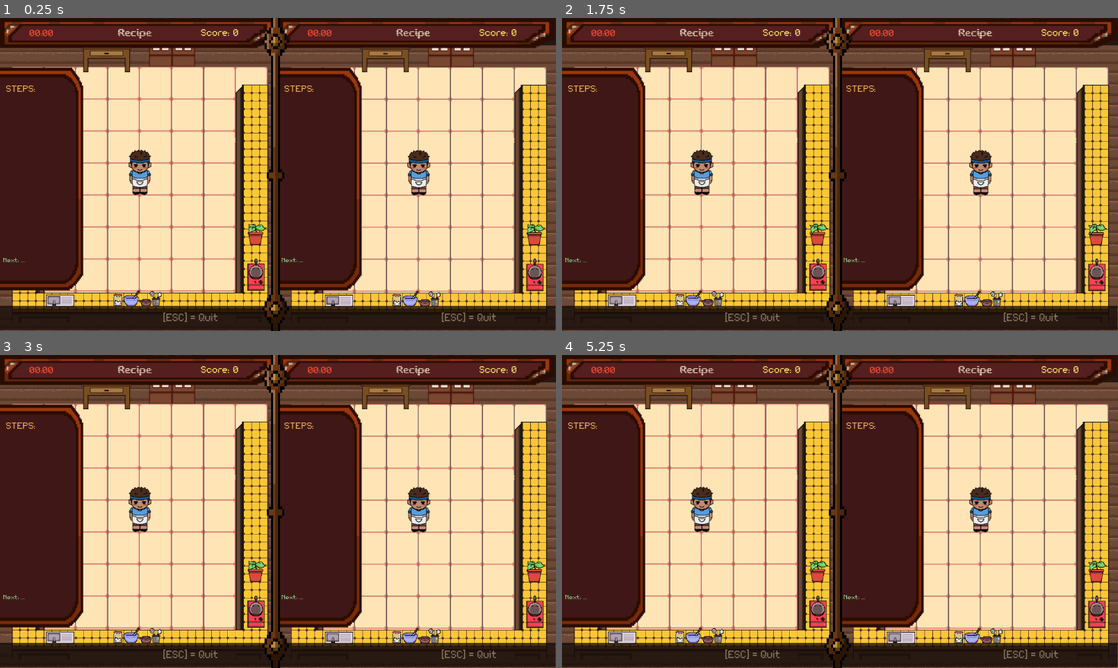
Above: before the commit, frames 1-4 (two rows, left to right).
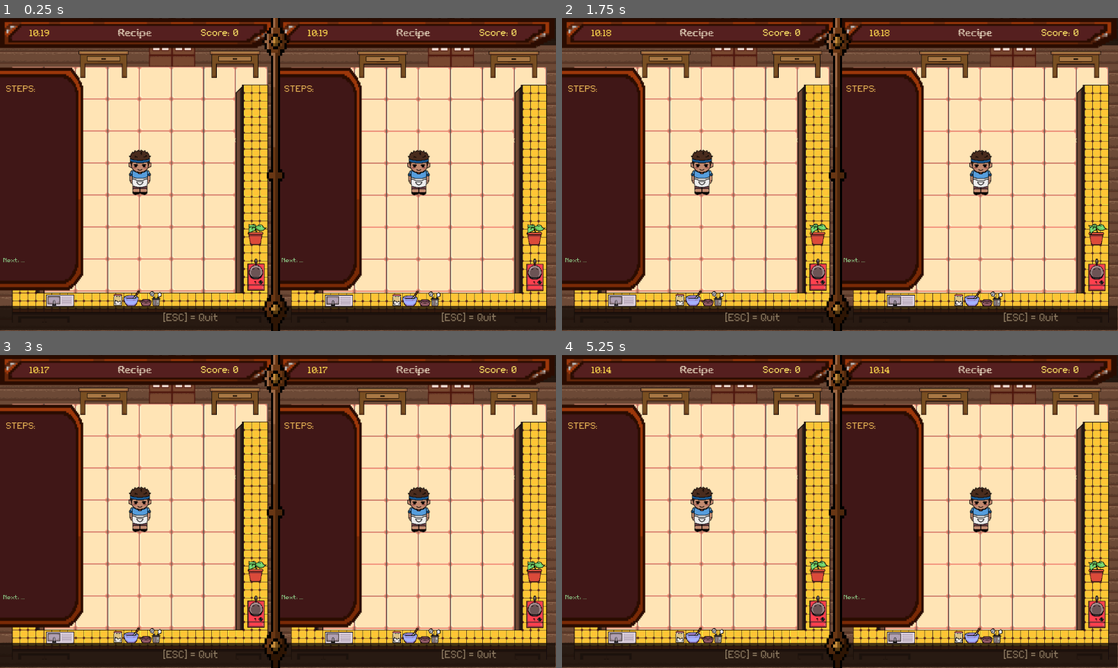
Above: after the commit, the same moments.

Repository: aleynaurr/Sarap-Game
Game: Godot game, scene res://scenes/SplitScreen.tscn
The game is run twice, just before and just after one commit, with the same random seed, the same clock (stepped at 60 frames per second) and the same inputs. This scene is started directly instead of the project's main scene. Video files are missing from this copy of the repository; at most half a second of black plays in their place. Sound files missing from this copy of the repository are replaced by a short silence.
Inputs (mouse positions are in pixels of both pictures, inside the frame that each line leads up to):
- Up to frame 1 (0.25 s): no input
- Up to frame 2 (1.75 s): tap Enter (ui_accept) at 0.5, 0.77, 1.25 s; move the mouse to (962, 158) at 0.52 s; hold D (move_right_p1) 0.53-1.25 s; tap Q (grab_p1) at 0.6 s; click (962, 158) at 0.67 s; drag from (728, 190) to (617, 290) at 1.27 s
- Up to frame 3 (3 s): tap Enter (ui_accept) at 2, 2.75 s; move the mouse to (333, 442) at 2.02 s; hold A (move_left_p1) 2.03-2.75 s; tap E (interact_p1) at 2.1 s; drag from (250, 574) to (27, 545) at 2.77 s
- Up to frame 4 (5.25 s): tap Enter (ui_accept) at 3.5, 3.77, 4.25 s; move the mouse to (1006, 558) at 3.52 s; hold D (move_right_p1) 3.53-4.25 s; hold Down (move_down_p2) 3.53-4.25 s; drag from (673, 464) to (806, 614) at 4.27 s; move the mouse to (867, 511) at 5.02 s; hold D (move_right_p1) from 5.03 s (still down); hold Right (move_right_p2) from 5.03 s (still down); click (867, 511) at 5.17 s

The runs differ from the first frame. In frame 1, 1.7% of the frame differs, in the area x 5-97%, y 3-20%; in frame 2, 1.7%; in frame 3, 1.7%; in frame 4, 1.7%.

Commit message:
NEWEST FIXES

Diff:
--- a/project.godot
+++ b/project.godot
@@ -17,7 +17,7 @@
 config/name="Kusina Mama"
 config/description="A Filipino cooking game inspired by Cooking Mama and Overcooked"
 run/main_scene="res://scenes/MainMenu.tscn"
-config/features=PackedStringArray("4.7", "GL Compatibility")
+config/features=PackedStringArray("4.6", "GL Compatibility")
 config/icon="res://assets/sprites/ui/parol.png"
 
 [autoload]
--- a/scenes/Kitchen.tscn
+++ b/scenes/Kitchen.tscn
@@ -297,8 +297,13 @@
 scale = Vector2(1.0000001, 1.0000001)
 texture = ExtResource("5_ssrmk")
 
+[node name="Sprite2D3" type="Sprite2D" parent="FloorLayer/AnimatedSprite2D" unique_id=11691932]
+position = Vector2(-48.23535, -399.99997)
+scale = Vector2(1.0000001, 1.0000001)
+texture = ExtResource("6_4mwfy")
+
 [node name="Sprite2D" type="Sprite2D" parent="FloorLayer/AnimatedSprite2D" unique_id=1160377436]
-position = Vector2(-350.58823, -412.94113)
+position = Vector2(-357.64706, -399.99994)
 texture = ExtResource("6_4mwfy")
 
 [node name="WallsLayer" type="Node2D" parent="." unique_id=1406528994]
--- a/scenes/MainMenu.tscn
+++ b/scenes/MainMenu.tscn
@@ -55,11 +55,12 @@
 text = "      ▶  MAGLUTO!  (Play)      "
 
 [node name="BtnHowTo" type="Button" parent="MenuVBox" unique_id=1042849943]
+visible = false
 custom_minimum_size = Vector2(250, 75)
 layout_mode = 2
 theme_override_fonts/font = ExtResource("4_ow34m")
 theme_override_font_sizes/font_size = 38
-text = "      PAANO MAGLARO  (How To Play)      "
+text = "        (How To Play)      "
 
 [node name="BtnQuit" type="Button" parent="MenuVBox" unique_id=32379721]
 custom_minimum_size = Vector2(250, 75)
--- a/scenes/Results.tscn
+++ b/scenes/Results.tscn
@@ -2,6 +2,7 @@
 
 [ext_resource type="Script" uid="uid://ce2ropkops084" path="res://scripts/ui/Results.gd" id="1_results"]
 [ext_resource type="Texture2D" uid="uid://cfsl8ollji0ml" path="res://assets/sprites/ui/btn_main_menu_placeholder.png" id="2_btn_placeholder"]
+[ext_resource type="PackedScene" uid="uid://docnv5lkq1dv" path="res://scenes/ScorePanel.tscn" id="2_ufxfl"]
 
 [node name="Results" type="Control" unique_id=419200434]
 clip_contents = true
@@ -21,12 +22,24 @@
 grow_vertical = 2
 expand = true
 
+[node name="ScorePanel" parent="." unique_id=1481999776 instance=ExtResource("2_ufxfl")]
+layout_mode = 1
+anchors_preset = 0
+anchor_right = 0.0
+anchor_bottom = 0.0
+offset_left = 197.0
+offset_top = 449.0
+offset_right = 367.0
+offset_bottom = 449.0
+grow_horizontal = 1
+grow_vertical = 1
+
 [node name="MenuButton" type="TextureButton" parent="." unique_id=920452303]
 layout_mode = 0
-offset_left = 180.0
-offset_top = 498.0
-offset_right = 460.0
-offset_bottom = 582.0
+offset_left = 182.0
+offset_top = 604.0
+offset_right = 462.0
+offset_bottom = 688.0
 mouse_filter = 1
 texture_normal = ExtResource("2_btn_placeholder")
 ignore_texture_size = true
--- /dev/null
+++ b/scenes/ScorePanel.tscn
@@ -0,0 +1,87 @@
+[gd_scene format=3 uid="uid://docnv5lkq1dv"]
+
+[ext_resource type="Theme" uid="uid://dmry7o1pbb4a2" path="res://scenes/get_ingredients/Brown_UI.tres" id="1_538d3"]
+[ext_resource type="FontFile" uid="uid://hyjak13anwnm" path="res://assets/assets/fonts/Pixelon.ttf" id="2_2y052"]
+
+[node name="ScorePanel" type="Control" unique_id=1481999776]
+layout_mode = 3
+anchors_preset = 15
+anchor_right = 1.0
+anchor_bottom = 1.0
+grow_horizontal = 2
+grow_vertical = 2
+
+[node name="VBoxContainer" type="VBoxContainer" parent="." unique_id=1290674314]
+custom_minimum_size = Vector2(250, 0)
+layout_mode = 0
+offset_right = 250.0
+offset_bottom = 142.0
+
+[node name="PanelContainer" type="PanelContainer" parent="VBoxContainer" unique_id=1928304325]
+custom_minimum_size = Vector2(100, 40)
+layout_mode = 2
+theme = ExtResource("1_538d3")
+theme_type_variation = &"ItemPanel"
+
+[node name="Label" type="Label" parent="VBoxContainer/PanelContainer" unique_id=1464531525]
+layout_mode = 2
+theme_override_colors/font_color = Color(1, 1, 1, 1)
+theme_override_colors/font_outline_color = Color(0, 0, 0, 1)
+theme_override_fonts/font = ExtResource("2_2y052")
+theme_override_font_sizes/font_size = 23
+text = "Final Score"
+horizontal_alignment = 1
+
+[node name="PanelContainer2" type="PanelContainer" parent="VBoxContainer" unique_id=574293880]
+custom_minimum_size = Vector2(0, 30)
+layout_mode = 2
+theme = ExtResource("1_538d3")
+theme_type_variation = &"ItemPanel"
+
+[node name="Ingredients" type="Label" parent="VBoxContainer/PanelContainer2" unique_id=267076801]
+layout_mode = 2
+size_flags_horizontal = 0
+theme_override_fonts/font = ExtResource("2_2y052")
+text = "Ingredients"
+
+[node name="IngredientsScore" type="Label" parent="VBoxContainer/PanelContainer2" unique_id=1860280417]
+layout_mode = 2
+size_flags_horizontal = 8
+theme_override_fonts/font = ExtResource("2_2y052")
+text = "0"
+
+[node name="PanelContainer3" type="PanelContainer" parent="VBoxContainer" unique_id=968103459]
+custom_minimum_size = Vector2(0, 30)
+layout_mode = 2
+theme = ExtResource("1_538d3")
+theme_type_variation = &"ItemPanel"
+
+[node name="Kitchen" type="Label" parent="VBoxContainer/PanelContainer3" unique_id=1159846059]
+layout_mode = 2
+size_flags_horizontal = 0
+theme_override_fonts/font = ExtResource("2_2y052")
+text = "Kitchen"
+
+[node name="KitchenScore" type="Label" parent="VBoxContainer/PanelContainer3" unique_id=114844338]
+layout_mode = 2
+size_flags_horizontal = 8
+theme_override_fonts/font = ExtResource("2_2y052")
+text = "0"
+
+[node name="PanelContainer4" type="PanelContainer" parent="VBoxContainer" unique_id=1969303562]
+custom_minimum_size = Vector2(0, 30)
+layout_mode = 2
+theme = ExtResource("1_538d3")
+theme_type_variation = &"ItemPanel"
+
+[node name="Total" type="Label" parent="VBoxContainer/PanelContainer4" unique_id=311666087]
+layout_mode = 2
+size_flags_horizontal = 0
+theme_override_fonts/font = ExtResource("2_2y052")
+text = "Total"
+
+[node name="TotalScore" type="Label" parent="VBoxContainer/PanelContainer4" unique_id=1701670234]
+layout_mode = 2
+size_flags_horizontal = 8
+theme_override_fonts/font = ExtResource("2_2y052")
+text = "0"
--- a/scenes/get_ingredients/GetIngredients.tscn
+++ b/scenes/get_ingredients/GetIngredients.tscn
@@ -6,6 +6,7 @@
 [ext_resource type="PackedScene" uid="uid://soowdmcgk02o" path="res://scenes/get_ingredients/Player1.tscn" id="3_rgvng"]
 [ext_resource type="PackedScene" uid="uid://c1peqlpyxscto" path="res://scenes/get_ingredients/Player2.tscn" id="4_6o6xh"]
 [ext_resource type="PackedScene" uid="uid://dqrblofd7dvgb" path="res://scenes/get_ingredients/game_screen.tscn" id="5_4htga"]
+[ext_resource type="Texture2D" uid="uid://b3ni8xtybwjny" path="res://assets/sprites/minigames/Dish1CookRiceMinigame/popup_fail.png" id="5_wnwwv"]
 
 [node name="GetIngredients" type="Node2D" unique_id=408628167]
 script = ExtResource("1_r74a8")
@@ -63,3 +64,35 @@
 limit_bottom = 700
 
 [node name="GameScreen" parent="." unique_id=245156146 instance=ExtResource("5_4htga")]
+
+[node name="Control" type="Control" parent="GameScreen" unique_id=687931305]
+layout_mode = 3
+anchors_preset = 0
+offset_left = -318.0
+offset_top = 90.0
+offset_right = -278.0
+offset_bottom = 130.0
+
+[node name="TextureRect" type="TextureRect" parent="GameScreen/Control" unique_id=1249788610]
+layout_mode = 0
+offset_left = 397.0
+offset_top = 371.0
+offset_right = 917.0
+offset_bottom = 471.0
+texture = ExtResource("5_wnwwv")
+
+[node name="Control2" type="Control" parent="GameScreen" unique_id=1014958821]
+layout_mode = 3
+anchors_preset = 0
+offset_left = 278.0
+offset_top = 90.0
+offset_right = 278.0
+offset_bottom = 90.0
+
+[node name="TextureRect" type="TextureRect" parent="GameScreen/Control2" unique_id=1502550080]
+layout_mode = 0
+offset_left = 397.0
+offset_top = 371.0
+offset_right = 917.0
+offset_bottom = 471.0
+texture = ExtResource("5_wnwwv")
--- a/scenes/get_ingredients/game_screen.tscn
+++ b/scenes/get_ingredients/game_screen.tscn
@@ -10,20 +10,21 @@
 anchors_preset = 15
 anchor_right = 1.0
 anchor_bottom = 1.0
+offset_right = -365.71436
+offset_bottom = -205.7143
 grow_horizontal = 2
 grow_vertical = 2
+scale = Vector2(1.4, 1.4)
 size_flags_horizontal = 0
 size_flags_vertical = 4
 
 [node name="p1" parent="MarginContainer" unique_id=103354895 instance=ExtResource("1_yjc8d")]
 layout_mode = 2
-size_flags_vertical = 4
 script = ExtResource("2_c3vjw")
 
 [node name="p2" parent="MarginContainer" unique_id=88784736 instance=ExtResource("1_yjc8d")]
 layout_mode = 2
 size_flags_horizontal = 8
-size_flags_vertical = 4
 script = ExtResource("2_c3vjw")
 player_id = 2
 
--- a/scenes/get_ingredients/introduction_scene.gd
+++ b/scenes/get_ingredients/introduction_scene.gd
@@ -13,6 +13,7 @@
 
 var p1_last_key := "w"
 var p2_last_key := "up"
+
 
 func _ready() -> void:
 	get_tree().paused = true
@@ -69,9 +70,9 @@
 
 
 func _on_play_button_pressed() -> void:
+	TimeManager.running = true
 	get_tree().paused = false
 	queue_free()
-
 
 func _on_play_button_mouse_entered() -> void:
 	create_tween().tween_property($PlayButton, "scale", Vector2(1.1, 1.1), 0.15)
--- a/scenes/get_ingredients/portal_to_kitchen.gd
+++ b/scenes/get_ingredients/portal_to_kitchen.gd
@@ -11,7 +11,12 @@
 	body_exited.connect(_on_body_exited)
 
 func _on_body_entered(body):
+
 	if body is Player:
+
+		if GameManager.first_player_home == -1:
+			GameManager.first_player_home = body.player_id
+
 		if body.player_id == 1:
 			player1_inside = true
 		elif body.player_id == 2:
@@ -34,7 +39,22 @@
 
 func check_finish():
 	if player1_inside and player2_inside and ingredients_complete():
-		GameManager.versus_video_playing = true  # Set early!
+		var total_needed = InventoryManager.INGREDIENT_GOAL * 7
+		GameManager.calculate_ingredient_score(
+		1,
+		GameManager.get_collected_ingredients(1),
+		total_needed,
+		TimeManager.time_left
+		)
+
+		GameManager.calculate_ingredient_score(
+		2,
+		GameManager.get_collected_ingredients(2),
+		total_needed,
+		TimeManager.time_left
+		)
+
+		GameManager.versus_video_playing = true
 		await get_tree().create_timer(0.5).timeout
 		var door := DOOR_TRANSITION_SCENE.instantiate()
 		get_tree().root.add_child(door)
--- a/scenes/minigames/CookRiceMinigame.tscn
+++ b/scenes/minigames/CookRiceMinigame.tscn
@@ -26,54 +26,6 @@
 grow_horizontal = 2
 grow_vertical = 2
 script = ExtResource("1_script")
-move_speed = null
-time_1_cup = null
-time_2_cups = null
-time_3_cups = null
-time_4_cups = null
-cook_time = null
-cooker_pos = null
-cooker_size = null
-cup_home = null
-cup_size = null
-sack_pos = null
-pail_pos = null
-ingredient_size = null
-arrow_pos = null
-arrow_size = null
-hand_size = null
-hand_start = null
-hand_move_min = null
-hand_move_max = null
-meter_left = null
-meter_right = null
-meter_y = null
-meter_h = null
-zone_half_yellow = null
-zone_half_green = null
-green_rate = null
-yellow_rate = null
-zone_min_speed = null
-zone_max_speed = null
-zone_retime_min = null
-zone_retime_max = null
-popup_start = null
-popup_startaddingrice = null
-popup_startaddingwater = null
-popup_addingrice_1 = null
-popup_addingrice_2 = null
-popup_addingrice_3 = null
-popup_addingrice_4 = null
-popup_rice_added = null
-popup_all_rice = null
-popup_water_added = null
-popup_all_water = null
-popup_cooking = null
-popup_done = null
-popup_fail = null
-cookfeedback_awesome = null
-cookfeedback_great = null
-cookfeedback_timebetter = null
 
 [node name="AudioStreamPlayer2D" type="AudioStreamPlayer2D" parent="." unique_id=563621260]
 position = Vector2(393, 109)
--- a/scenes/minigames/MashMinigame.tscn
+++ b/scenes/minigames/MashMinigame.tscn
@@ -75,7 +75,7 @@
 theme_override_colors/font_color = Color(0.7, 0.62976664, 0.09799999, 1)
 theme_override_fonts/font = ExtResource("9_uifont")
 theme_override_font_sizes/font_size = 25
-text = "Time: 30.0"
+text = "Time: 100.0"
 horizontal_alignment = 2
 
 [node name="HintLabel" type="Label" parent="." unique_id=448203553]
--- a/scenes/minigames/PeelMinigame.tscn
+++ b/scenes/minigames/PeelMinigame.tscn
@@ -75,7 +75,7 @@
 theme_override_colors/font_color = Color(0.7, 0.62976664, 0.09799999, 1)
 theme_override_fonts/font = ExtResource("5_uifont")
 theme_override_font_sizes/font_size = 19
-text = "Time: 45.0"
+text = "Time: 100.0"
 horizontal_alignment = 2
 
 [node name="ProgressBg" type="ColorRect" parent="." unique_id=1347481296]
--- a/scenes/minigames/PrickSeasonMinigame.tscn
+++ b/scenes/minigames/PrickSeasonMinigame.tscn
@@ -200,7 +200,7 @@
 theme_override_colors/font_color = Color(1, 0.7058824, 0.2784314, 1)
 theme_override_fonts/font = ExtResource("8_at2a4")
 theme_override_font_sizes/font_size = 21
-text = "Time: 25.0"
+text = "Time: 50.0"
 
 [node name="ResultLabel" type="Label" parent="." unique_id=884345412]
 visible = false
--- a/scripts/SplitScreen.gd
+++ b/scripts/SplitScreen.gd
@@ -3,6 +3,7 @@
 const DOOR_TRANSITION_SCENE := preload("res://scenes/DoorTransition.tscn")
 
 func _ready() -> void:
+	GameManager.start_shared_timer()
 	GameManager.all_players_finished.connect(_on_all_players_finished)
 	GameManager.shared_timer_up.connect(_on_all_players_finished)
 
--- a/scripts/autoload/GameManager.gd
+++ b/scripts/autoload/GameManager.gd
@@ -6,6 +6,14 @@
 
 # Player-specific state
 var _player_state: Dictionary = {}
+
+var ingredient_scores := {
+	1: 0,
+	2: 0
+}
+
+var first_player_home := -1
+
 var _shared_timer: float = 0.0
 var _shared_timer_active: bool = false
 var cook_rice_target_cups: int = 0  # Shared target for both players
@@ -18,7 +26,7 @@
 signal all_players_finished()
 signal shared_timer_up()
 
-const TOTAL_RECIPE_TIME := 600.0   # 10 minutes per recipe
+const TOTAL_RECIPE_TIME := 620   # 10 minutes per recipe + 20s (cutscene)
 
 # ─── Init player states ──────────────────────────────────────────────────────
 func _ready() -> void:
@@ -81,7 +89,7 @@
 	cook_rice_target_set = false  # Reset target set flag
 	_player_state[1]["game_active"] = true
 	_player_state[2]["game_active"] = true
-	start_shared_timer()
+
 	print("Changing scene...")
 	get_tree().change_scene_to_file("res://scenes/get_ingredients/GetIngredients.tscn")
 
@@ -160,6 +168,46 @@
 	else:
 		return "D"
 
+func set_ingredient_score(player: int, score: int) -> void:
+	ingredient_scores[player] = score
+
+func get_ingredient_score(player: int) -> int:
+	return ingredient_scores[player]
+
+func get_final_score(player: int) -> int:
+	return get_total_score(player) + get_ingredient_score(player)
+
+func calculate_ingredient_score(
+	player: int,
+	collected: int,
+	total_needed: int,
+	time_left: float
+) -> void:
+
+	var score := 0
+
+	#Ingredient score (70 pts)
+	var ingredient_ratio := float(collected) / float(total_needed)
+	score += roundi(ingredient_ratio * 70.0)
+
+	#Time bonus (20 pts)
+	score += roundi((time_left / 120.0) * 20.0)
+
+	#First home bonus (10 pts)
+	if first_player_home == player:
+		score += 10
+
+	ingredient_scores[player] = score
+
+func get_collected_ingredients(player: int) -> int:
+	var total := 0
+
+	for amount in InventoryManager.inventories[player].values():
+		total += amount
+
+	return total
+
+
 # ─── Step tracking ───────────────────────────────────────────────────────────
 func mark_step_done(player: int, step_idx: int) -> void:
 	var state = _player_state[player]
--- a/scripts/autoload/InventoryManager.gd
+++ b/scripts/autoload/InventoryManager.gd
@@ -3,6 +3,7 @@
 
 const INGREDIENT_GOAL := 4
 
+var total_needed = InventoryManager.INGREDIENT_GOAL * 7
 
 var inventories := {
 	1: {
--- a/scripts/autoload/TimeManager.gd
+++ b/scripts/autoload/TimeManager.gd
@@ -6,7 +6,7 @@
 const START_TIME := 120.0
 
 var time_left := START_TIME
-var running := true
+var running := false
 
 func _process(delta: float) -> void:
 	if !running:
@@ -23,3 +23,13 @@
 	var seconds := int(time_left) % 60
 
 	time_changed.emit(minutes, seconds)
+
+
+
+func reset_timer():
+	time_left = START_TIME
+	running = true
+
+	var minutes := int(time_left) / 60
+	var seconds := int(time_left) % 60
+	time_changed.emit(minutes, seconds)
--- a/scripts/get_ingredients/GetIngredients.gd
+++ b/scripts/get_ingredients/GetIngredients.gd
@@ -1,6 +1,13 @@
 extends Node2D
 
 @onready var intro_scene = preload("res://scenes/get_ingredients/IntroductionScene.tscn")
+const DOOR_TRANSITION_SCENE := preload("res://scenes/DoorTransition.tscn")
+
+
+@onready var p1_banner = $GameScreen/Control/TextureRect
+@onready var p2_banner = $GameScreen/Control2/TextureRect
+
+
 
 @onready var players := {
 	"1": {
@@ -19,6 +26,10 @@
 
 
 func _ready() -> void:
+	TimeManager.reset_timer()
+	p1_banner.visible = false
+	p2_banner.visible = false
+
 	if not GameManager.versus_video_playing:
 		AudioManager.play_music("getingredients")
 		music_playing = true
@@ -32,14 +43,30 @@
 
 	if not GameManager.versus_video_playing:
 		TextManager.start_dialog([
-			"For Movement, Player 1: WASD, Player 2: Arrow Keys",
-			"For Interact, Player 1: E, Player 2: RShift",
 			"🌱 Race to collect all the ingredients!",
 			"🥬 Harvest the crops in the garden.",
 			"🧺 Explore the map to find the remaining ingredients.",
+			"🧺 Failing to collect the required ingredients results in a score penalty.",
 			"🏠 Return to the house when you're done.",
 			"⭐ The first player to enter the house earns bonus points!"
 		])
+	TimeManager.time_up.connect(_on_time_up)
+
+func _on_time_up() -> void:
+	p1_banner.visible = true
+	p2_banner.visible = true
+
+
+	await get_tree().create_timer(2.5).timeout
+
+
+	GameManager.versus_video_playing = true
+	await get_tree().create_timer(0.5).timeout
+	var door := DOOR_TRANSITION_SCENE.instantiate()
+	get_tree().root.add_child(door)
+	door.play_transition(func(): get_tree().change_scene_to_file("res://scenes/SplitScreen.tscn"))
+
+
 
 func _process(delta):
 	if GameManager.versus_video_playing and music_playing:
--- a/scripts/minigames/AddToBowlMinigame.gd
+++ b/scripts/minigames/AddToBowlMinigame.gd
@@ -162,11 +162,11 @@
 
 func get_key_texture(key_name: String) -> Texture2D:
 	match key_name:
-		"KEY_W":
+		"KEY_W", "KEY_UP":
 			return tex_w
-		"KEY_A":
+		"KEY_A", "KEY_LEFT":
 			return tex_a
-		"KEY_D":
+		"KEY_D", "KEY_RIGHT":
 			return tex_d
 
 	return null
--- a/scripts/minigames/CookRiceMinigame.gd
+++ b/scripts/minigames/CookRiceMinigame.gd
@@ -11,11 +11,11 @@
 
 
 # Timer settings
-@export var time_1_cup: float = 70.0
-@export var time_2_cups: float = 85.0
-@export var time_3_cups: float = 100.0
-@export var time_4_cups: float = 115.0
-@export var cook_time: float = 25.0
+@export var time_1_cup: float = 120.0
+@export var time_2_cups: float = 150.0
+@export var time_3_cups: float = 200.0
+@export var time_4_cups: float = 225.0
+@export var cook_time: float = 20.0
 
 # Rice cooker
 @export var cooker_pos: Vector2 = Vector2(9, 108)
@@ -303,7 +303,7 @@
 
 	# Auto-hide after 3 seconds
 	var hide_tw := create_tween()
-	hide_tw.tween_interval(3.0)
+	hide_tw.tween_interval(10.0)
 	hide_tw.tween_property(_start_popup, "scale", Vector2(0, 0), 0.2).set_trans(Tween.TRANS_BACK).set_ease(Tween.EASE_IN)
 	hide_tw.tween_callback(func():
 		_start_popup.visible = false
@@ -727,7 +727,7 @@
 	var tw := create_tween()
 	tw.tween_property(_popup_box, "scale", Vector2(1.25, 1.25), 0.2).set_trans(Tween.TRANS_BACK).set_ease(Tween.EASE_OUT)
 	tw.tween_property(_popup_box, "scale", Vector2(1.15, 1.15), 0.1)
-	tw.tween_interval(1.5)
+	tw.tween_interval(15.0)
 	tw.tween_property(_popup_box, "scale", Vector2(0.0, 0.0), 0.18).set_trans(Tween.TRANS_BACK).set_ease(Tween.EASE_IN)
 	tw.tween_callback(func():
 		_popup_box.visible = false
--- a/scripts/minigames/FryMinigame.gd
+++ b/scripts/minigames/FryMinigame.gd
@@ -140,7 +140,7 @@
 	_apply_eggplant_pos()
 	_update_progress_bars()
 
-	_time_limit = 60.0
+	_time_limit = 100.0
 	_lbl_timer.text = "Time: %.1f" % _time_limit
 
 	_show_start_popup()
--- a/scripts/minigames/WashMinigame.gd
+++ b/scripts/minigames/WashMinigame.gd
@@ -121,7 +121,7 @@
 	_end_popup.scale   = Vector2(0, 0)
 
 	# Override time limit to 30 seconds
-	_time_limit = 30.0
+	_time_limit = 120.0
 	_lbl_timer.text = "Time: %.1f" % _time_limit
 
 	_lbl_current.text     = "Press E / Shift to start!"
@@ -160,7 +160,7 @@
 	tw.tween_property(_start_popup, "scale", Vector2(1.0, 1.0), 0.1)
 
 	var hide_tw := create_tween()
-	hide_tw.tween_interval(3.0)
+	hide_tw.tween_interval(15.0)
 	hide_tw.tween_property(_start_popup, "scale", Vector2(0, 0), 0.2).set_trans(Tween.TRANS_BACK).set_ease(Tween.EASE_IN)
 	hide_tw.tween_callback(func(): _start_popup.visible = false)
 
--- a/scripts/ui/Results.gd
+++ b/scripts/ui/Results.gd
@@ -10,6 +10,9 @@
 @onready var menu_button: TextureButton    = $MenuButton
 @export var player_number: int = 1
 
+@onready var ingredients_score = $ScorePanel/VBoxContainer/PanelContainer2/IngredientsScore
+@onready var kitchen_score = $ScorePanel/VBoxContainer/PanelContainer3/KitchenScore
+@onready var total_score = $ScorePanel/VBoxContainer/PanelContainer4/TotalScore
 # ---- Config ----------------------------------------------------------
 
 const VIDEO_DIR := "res://assets/resultvideos/"
@@ -45,7 +48,19 @@
 # -------------------------------------------------------------------------
 
 func _ready() -> void:
+	print(ingredients_score)
+	print(kitchen_score)
+	print(total_score)
 	AudioManager.fade_out_music(1.5)
+
+	var ingredient := GameManager.get_ingredient_score(player_number)
+	var kitchen := GameManager.get_total_score(player_number)
+	var total := GameManager.get_final_score(player_number)
+
+	ingredients_score.text = str(ingredient)
+	kitchen_score.text = str(kitchen)
+	total_score.text = str(total)
+
 
 	menu_button.modulate.a = 0.0
 	_button_base_y = menu_button.position.y
@@ -55,6 +70,7 @@
 	menu_button.mouse_filter = Control.MOUSE_FILTER_IGNORE
 
 	_setup_video()
+	_update_score_panel()
 
 	menu_button.pressed.connect(_on_menu_pressed)
 	menu_button.mouse_entered.connect(_on_button_hover)
@@ -63,6 +79,14 @@
 
 	set_process(true)
 
+func _update_score_panel() -> void:
+	var ingredient = GameManager.get_ingredient_score(player_number)
+	var kitchen = GameManager.get_total_score(player_number)
+	var total = GameManager.get_final_score(player_number)
+
+	ingredients_score.text = str(ingredient)
+	kitchen_score.text = str(kitchen)
+	total_score.text = str(total)
 
 func _process(_delta: float) -> void:
 	if not _button_shown and video_player.is_playing() and video_player.stream_position >= BUTTON_APPEAR_TIME:
@@ -93,8 +117,8 @@
 func _calculate_stars() -> int:
 	var recipe := RecipeData.get_recipe(GameManager.current_recipe_id)
 	var steps: Array = recipe.get("steps", [])
-	var max_sc: int = steps.size() * 100
-	var total: int = GameManager.get_total_score(player_number)
+	var max_sc: int = (steps.size() * 100) + 100
+	var total: int = GameManager.get_final_score(player_number)
 	var pct: float = float(total) / float(max(1, max_sc))
 
 	var stars := 0
Not shown, changed: export_presets.cfg
Not shown: 1 places in scenes/minigames/CookRiceMinigame.tscn that only renumber resources
